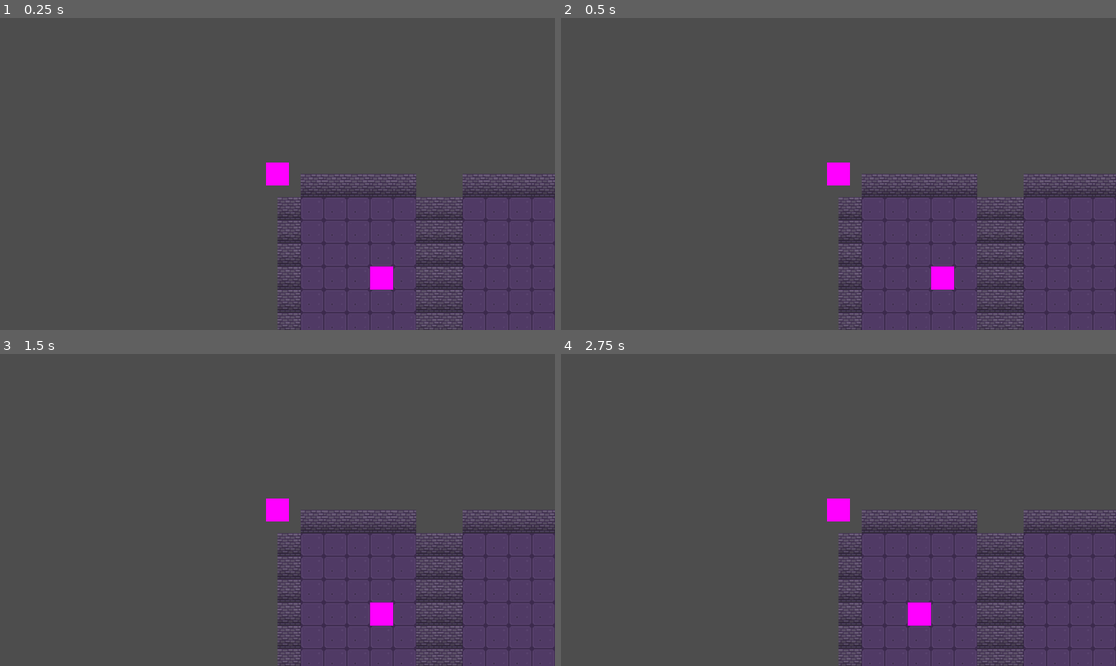
Above: before the commit, frames 1-4 (two rows, left to right).
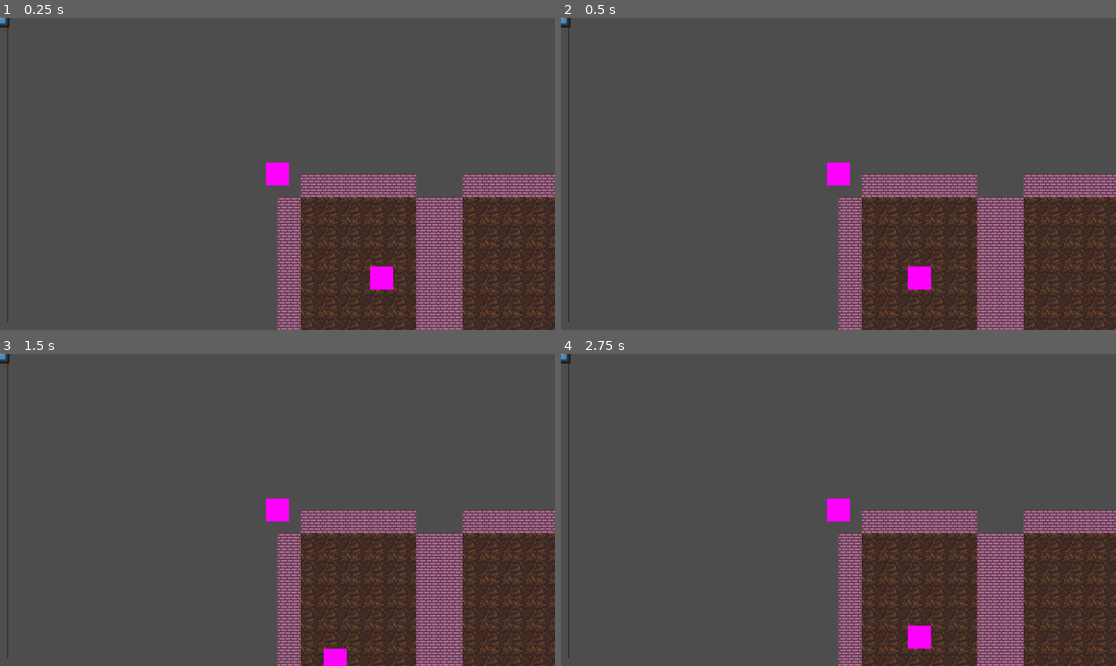
Above: after the commit, the same moments.

Repository: dudusteo/yet-another-roguelike
Game: Godot game, scene res://scenes/main_scene.tscn
The game is run twice, just before and just after one commit, with the same random seed, the same clock (stepped at 60 frames per second) and the same inputs. The engine's default icon, where the game draws it, is replaced by a stand-in: a white triangle on a blue panel in a dark square.
Inputs (mouse positions are in pixels of both pictures, inside the frame that each line leads up to):
- Up to frame 1 (0.25 s): no input
- Up to frame 2 (0.5 s): no input
- Up to frame 3 (1.5 s): move the mouse to (399, 494) at 0.52 s; click (399, 494) at 0.67 s; move the mouse to (166, 525) at 1.27 s; click (166, 525) at 1.42 s
- Up to frame 4 (2.75 s): move the mouse to (894, 441) at 2.02 s; click (894, 441) at 2.17 s

The runs differ from the first frame. In frame 1, 23% of the frame differs, in the area x 0-100%, y 0-100%; in frame 2, 23%; in frame 3, 23%; in frame 4, 23%.

Commit message:
Add speed bar UI

Diff:
--- a/scenes/main_scene.tscn
+++ b/scenes/main_scene.tscn
@@ -1,75 +1,23 @@
-[gd_scene load_steps=11 format=3 uid="uid://60wrbc85nvj7"]
+[gd_scene load_steps=12 format=3 uid="uid://60wrbc85nvj7"]
 
 [ext_resource type="Script" path="res://scripts/game_manager.gd" id="1_uvx4e"]
-[ext_resource type="Texture2D" uid="uid://dsn86bor4v1py" path="res://sprites/Full.png" id="2_36mmi"]
+[ext_resource type="Texture2D" uid="uid://cij5y5v5ij4ri" path="res://sprites/tiles.png" id="2_dpvfv"]
 [ext_resource type="Script" path="res://scripts/player_controller.gd" id="3_fnxes"]
 [ext_resource type="Script" path="res://scripts/enemy_controller.gd" id="4_b1hhf"]
 [ext_resource type="PackedScene" uid="uid://c53fe3tbci2rr" path="res://components/health_component.tscn" id="5_abrx1"]
 [ext_resource type="PackedScene" uid="uid://b11smqmwg7lvc" path="res://components/hitbox_component.tscn" id="6_ffq0q"]
+[ext_resource type="Script" path="res://ui/scripts/speed_bar.gd" id="7_hw0fs"]
 
-[sub_resource type="TileSetAtlasSource" id="TileSetAtlasSource_wn6uv"]
-texture = ExtResource("2_36mmi")
+[sub_resource type="TileSetAtlasSource" id="TileSetAtlasSource_hv8ex"]
+texture = ExtResource("2_dpvfv")
 texture_region_size = Vector2i(32, 32)
 0:0/0 = 0
-1:0/0 = 0
-2:0/0 = 0
 0:1/0 = 0
 1:1/0 = 0
-2:1/0 = 0
-0:2/0 = 0
-1:2/0 = 0
-2:2/0 = 0
-0:3/0 = 0
-1:3/0 = 0
-2:3/0 = 0
-3:0/0 = 0
-4:0/0 = 0
-3:1/0 = 0
-4:1/0 = 0
-4:2/0 = 0
-4:3/0 = 0
-5:3/0 = 0
-5:4/0 = 0
-5:5/0 = 0
-6:4/0 = 0
-6:3/0 = 0
-6:2/0 = 0
-6:1/0 = 0
-5:1/0 = 0
-5:0/0 = 0
-6:0/0 = 0
-4:5/0 = 0
-4:4/0 = 0
-3:2/0 = 0
-3:3/0 = 0
-2:4/0 = 0
-2:5/0 = 0
-1:5/0 = 0
-0:6/0 = 0
-0:7/0 = 0
-0:5/0 = 0
-0:4/0 = 0
-1:4/0 = 0
-1:6/0 = 0
-1:7/0 = 0
-2:7/0 = 0
-3:7/0 = 0
-3:6/0 = 0
-4:6/0 = 0
-2:6/0 = 0
-5:6/0 = 0
-4:7/0 = 0
-5:7/0 = 0
-6:6/0 = 0
-6:5/0 = 0
-3:5/0 = 0
-3:4/0 = 0
-6:7/0 = 0
-5:2/0 = 0
 
 [sub_resource type="TileSet" id="TileSet_lcwp4"]
 tile_size = Vector2i(32, 32)
-sources/1 = SubResource("TileSetAtlasSource_wn6uv")
+sources/0 = SubResource("TileSetAtlasSource_hv8ex")
 
 [sub_resource type="NoiseTexture2D" id="NoiseTexture2D_f0du1"]
 width = 32
@@ -113,10 +61,41 @@
 position = Vector2(144, 144)
 texture = SubResource("NoiseTexture2D_yco8v")
 script = ExtResource("4_b1hhf")
-speed = 10.0
+speed = 50.0
 
 [node name="HealthComponent" parent="Enemy" instance=ExtResource("5_abrx1")]
 
 [node name="HitboxComponent" parent="Enemy" instance=ExtResource("6_ffq0q")]
 
+[node name="UI" type="CanvasLayer" parent="."]
+
+[node name="Control" type="Control" parent="UI"]
+layout_mode = 3
+anchors_preset = 15
+anchor_right = 1.0
+anchor_bottom = 1.0
+grow_horizontal = 2
+grow_vertical = 2
+
+[node name="SpeedBar" type="Control" parent="UI/Control"]
+layout_mode = 1
+anchors_preset = 9
+anchor_bottom = 1.0
+grow_vertical = 2
+script = ExtResource("7_hw0fs")
+
+[node name="Line" type="MarginContainer" parent="UI/Control/SpeedBar"]
+layout_mode = 1
+anchors_preset = 9
+anchor_bottom = 1.0
+offset_right = 32.0
+grow_vertical = 2
+theme_override_constants/margin_left = 15
+theme_override_constants/margin_top = 16
+theme_override_constants/margin_right = 15
+theme_override_constants/margin_bottom = 16
+
+[node name="LineFill" type="Panel" parent="UI/Control/SpeedBar/Line"]
+layout_mode = 2
+
 [connection signal="new_movement_path_created" from="." to="Player" method="_on_game_manager_new_movement_path_created"]
--- a/scripts/attack.gd
+++ b/scripts/attack.gd
@@ -7,5 +7,5 @@
 
 
 # Called every frame. 'delta' is the elapsed time since the previous frame.
-func _process(delta):
+func _process(_delta):
 	pass
--- a/scripts/game_manager.gd
+++ b/scripts/game_manager.gd
@@ -1,14 +1,20 @@
 extends Node2D
 
 signal new_movement_path_created(path)
-signal turn_start(entity)
+
+signal entity_turn_start(entity)
+signal entity_enter(entity)
+signal entity_speed_changed(entity, current_speed)
 
 @export var grid_space: Rect2i
 
 @onready var tile_map: TileMap = $TileMap
 @onready var player: Sprite2D = $Player
 
+enum Tileset {TILES}
 enum Layer {GROUND, COLLISION, OVERLAY}
+const WALL: Vector2i = Vector2i(0, 0)
+const FLOOR: Vector2i = Vector2i(1, 1)
 
 var rooms: Array[Rect2i] = []
 var astar_grid: AStarGrid2D = AStarGrid2D.new()
@@ -24,7 +30,7 @@
 
 
 @export var game_speed: float = 10
-@export var speed_bar: float = 100
+@export var max_speed_bar: float = 100
 
 var speed_bars: Array[SpeedData] = []
 
@@ -33,21 +39,25 @@
 	build_level()
 	used_collision_cells = tile_map.get_used_cells(Layer.COLLISION)
 	for child in get_children():
-		if child is Sprite2D and child.speed:
-			self.connect("turn_start", child._on_turn_start)
+		if child is TimeComponent:
+			self.connect("entity_turn_start", child._on_turn_start)
 			speed_bars.append(SpeedData.new(child, child.speed))
+			emit_signal("entity_enter", child)
 
 
 
 func _process(_delta):
+
+
+
 	for entity in speed_bars:
 		if not time_stop:
-			print(entity.data, entity.current_speed)
 			entity.current_speed += entity.data.speed * _delta * game_speed
-			entity.current_speed = min(entity.current_speed, speed_bar)
-			if entity.current_speed == speed_bar:
+			entity.current_speed = min(entity.current_speed, max_speed_bar)
+			emit_signal("entity_speed_changed", entity.data, entity.current_speed)
+			if entity.current_speed == max_speed_bar:
 				time_stop = true
-				emit_signal("turn_start", entity.data)
+				emit_signal("entity_turn_start", entity.data)
 
 func build_level():
 	rooms.clear()
@@ -86,7 +96,7 @@
 	rooms.append(_space)
 	for x in range(_space.size.x - 2):
 		for y in range(_space.size.y - 2):
-			tile_map.set_cell(Layer.GROUND, Vector2i(x + 1, y + 1) + _space.position, 1, Vector2i(1, 2))
+			tile_map.set_cell(Layer.GROUND, Vector2i(x + 1, y + 1) + _space.position, Tileset.TILES, FLOOR)
 
 func generate_walls(_tile_map: TileMap):
 	var tiles: Array[Vector2i] = _tile_map.get_used_cells(Layer.GROUND)
@@ -94,7 +104,7 @@
 		var neighbors: Array[Vector2i] = _tile_map.get_surrounding_cells(tile)
 		for neighbor in neighbors:
 			if !_tile_map.get_cell_tile_data(0, neighbor):
-				_tile_map.set_cell(Layer.COLLISION, neighbor, 1, Vector2i(1, 1))
+				_tile_map.set_cell(Layer.COLLISION, neighbor, Tileset.TILES, WALL)
 
 func generate_corridors(_start: Rect2i, _end: Rect2i):
 	var start: Vector2i = Vector2i(_start.position.x + _start.size.x / 2, _start.position.y + _start.size.y / 2)
@@ -108,7 +118,7 @@
 	var path: Array[Vector2i] = astar_grid.get_id_path(start, end)
 
 	for coords in path:
-		tile_map.set_cell(Layer.GROUND, coords, 1, Vector2i(1, 2))
+		tile_map.set_cell(Layer.GROUND, coords, Tileset.TILES, FLOOR)
 
 
 var lastCellPosition: Vector2i
@@ -139,10 +149,9 @@
 				for cell_pos in path:
 					if cell_pos != path[0]:
 						cell_pos = tile_map.local_to_map(cell_pos)
-						tile_map.set_cell(Layer.OVERLAY, cell_pos, 1, Vector2i(4, 5))
+						tile_map.set_cell(Layer.OVERLAY, cell_pos, Tileset.TILES, Vector2i(0, 1))
 				lastCellPosition = cellPosition
 
-#add object origin to reset its time
 func _on_turn_end(_entity):
 	for entity in speed_bars:
 		if entity.data == _entity:
--- a/scripts/time_controller.gd
+++ b/scripts/time_controller.gd
@@ -1,4 +1,5 @@
 extends Sprite2D
+class_name TimeComponent
 
 signal turn_end()
 
--- /dev/null
+++ b/ui/icon.gd
@@ -0,0 +1,7 @@
+extends PanelContainer
+
+@onready var texture_rect = $MarginContainer/TextureRect
+
+func set_icon_texture(_texture) -> void:
+	if texture_rect:
+		texture_rect.texture = _texture
--- /dev/null
+++ b/ui/icon.tscn
@@ -0,0 +1,23 @@
+[gd_scene load_steps=3 format=3 uid="uid://b7ugfcjobry3m"]
+
+[ext_resource type="Texture2D" uid="uid://beglidykoxp5m" path="res://icon.svg" id="1_8jqyq"]
+[ext_resource type="Script" path="res://ui/icon.gd" id="1_oip7a"]
+
+[node name="Icon" type="PanelContainer"]
+custom_minimum_size = Vector2(32, 32)
+offset_right = 40.0
+offset_bottom = 40.0
+script = ExtResource("1_oip7a")
+
+[node name="MarginContainer" type="MarginContainer" parent="."]
+layout_mode = 2
+theme_override_constants/margin_left = 4
+theme_override_constants/margin_top = 4
+theme_override_constants/margin_right = 4
+theme_override_constants/margin_bottom = 4
+
+[node name="TextureRect" type="TextureRect" parent="MarginContainer"]
+layout_mode = 2
+texture = ExtResource("1_8jqyq")
+expand_mode = 1
+stretch_mode = 5
--- /dev/null
+++ b/ui/scripts/speed_bar.gd
@@ -0,0 +1,31 @@
+extends Control
+
+const Icon = preload("res://ui/icon.tscn")
+
+@onready var line = $Line/LineFill
+@onready var game_manager: Node2D = get_tree().get_root().get_node("GameManager")
+
+var max_speed_bar: float
+
+# Called when the node enters the scene tree for the first time.
+func _ready() -> void:
+	game_manager.connect("entity_enter", self.create_bar_icon)
+	game_manager.connect("entity_speed_changed", self.update_bar_position)
+	max_speed_bar = game_manager.max_speed_bar
+
+func create_bar_icon(_entity: Sprite2D) -> void:
+	var icon = Icon.instantiate()
+	icon.set_icon_texture(_entity.texture)
+	var line_rect: Rect2 = line.get_rect()
+	var ratio = _entity.speed / max_speed_bar
+	var x_pos = line_rect.position.x + line_rect.size.x / 2
+	var y_pos = line_rect.position.y + line_rect.size.y * ratio
+	icon.set_position(Vector2(x_pos, y_pos) - icon.size / 2)
+	add_child(icon)
+
+func update_bar_position(_entity: Sprite2D, _current_speed: float) -> void:
+	var line_rect: Rect2 = line.get_rect()
+	var ratio = _current_speed / max_speed_bar
+	var x_pos = line_rect.position.x + line_rect.size.x / 2
+	var y_pos = line_rect.position.y + line_rect.size.y * ratio
+	#player.set_position(Vector2(x_pos, y_pos) - player.size / 2)
Binary file removed: sprites/Full.png
Not shown, removed: sprites/Full.png.import
Binary file removed: sprites/Tiles/1.png
Not shown, removed: sprites/Tiles/1.png.import
Binary file removed: sprites/Tiles/10.png
Not shown, removed: sprites/Tiles/10.png.import
Binary file removed: sprites/Tiles/11.png
Not shown, removed: sprites/Tiles/11.png.import
Binary file removed: sprites/Tiles/12.png
Not shown, removed: sprites/Tiles/12.png.import
Binary file removed: sprites/Tiles/13.png
Not shown, removed: sprites/Tiles/13.png.import
(and 103 more such lines)
